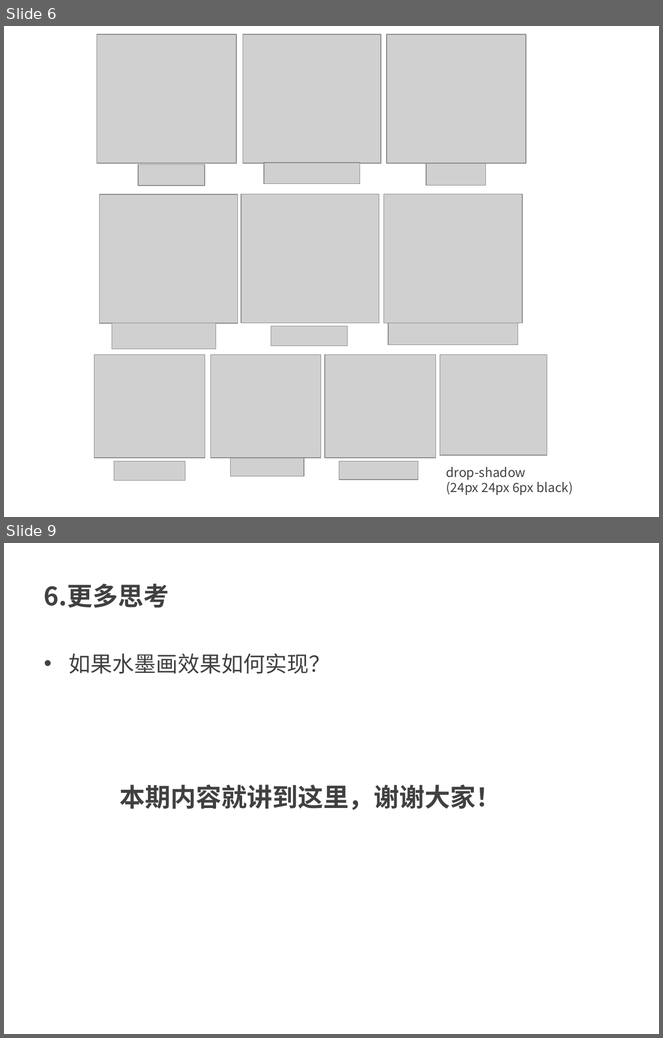
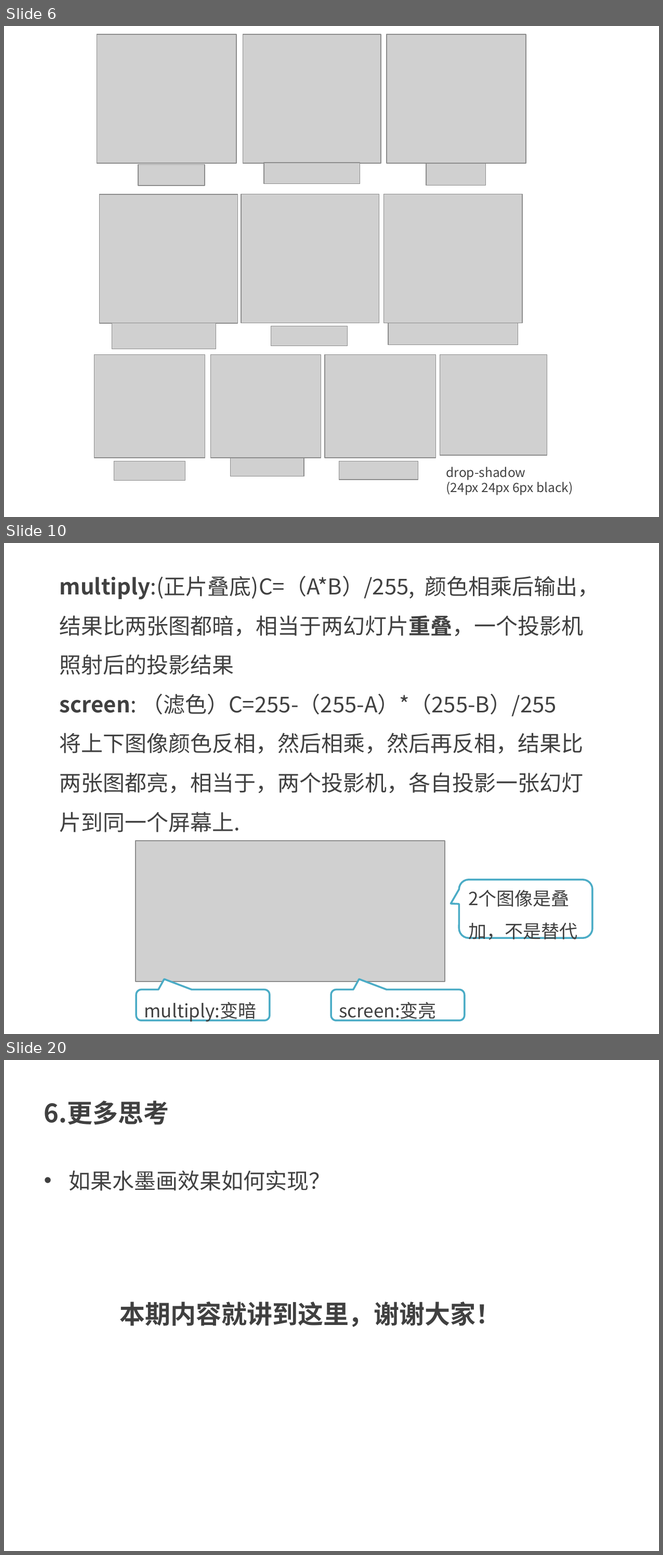
Before and after one commit to kong66/webAni, a slide deck: 35-css-filter/35.pptx. Shown one above the other, each under a label of ours: slides 6 and 9 before the commit, slides 6, 10 and 20 after it; the slides between them are not shown. The pictures are 663x1038 and 663x1555 pixels, drawn with LibreOffice and Linux fonts; fonts in the diff are those of the drawing; grey boxes stand for pictures. Boxes give left, top, right and bottom in pixels: in the first picture for what was removed or moved away, otherwise in the second. Text is boxed around its words. In the diff, an @@ line names an element or a change of style, - is before the commit and + after.

```diff
--- a/35-css-filter/35.pptx
+++ b/35-css-filter/35.pptx
@@ slide 10 added at [4,543,659,1034], background #FFFFFF @@
@@ text added at [60,576,599,833], 24 pt, text #404040 @@
+multiply:(正片叠底)C=（A*B）/255, 颜色相乘后输出，结果比两张图都暗，相当于两幻灯片重叠，一个投影机照射后的投影结果
+screen: （滤色）C=255-（255-A）*（255-B）/255
+将上下图像颜色反相，然后相乘，然后再反相，结果比两张图都亮，相当于，两个投影机，各自投影一张幻灯片到同一个屏幕上.
@@ picture added at [136,841,445,982] @@
@@ rounded speech box added at [460,880,593,938], fill #FFFFFF, outline #4BACC6 2 pt, 20 pt, text #404040 @@
+2个图像是叠加，不是替代
@@ rounded speech box added at [137,990,270,1021], fill #FFFFFF, outline #4BACC6 2 pt, 20 pt, text #404040 @@
+multiply:变暗
@@ rounded speech box added at [331,990,465,1021], fill #FFFFFF, outline #4BACC6 2 pt, 20 pt, text #404040 @@
+screen:变亮
@@ what was slide 9 is now slide 20 @@
```
Also in this commit, not shown: 4 slides changed, 10 other slides added, 12 other files.
